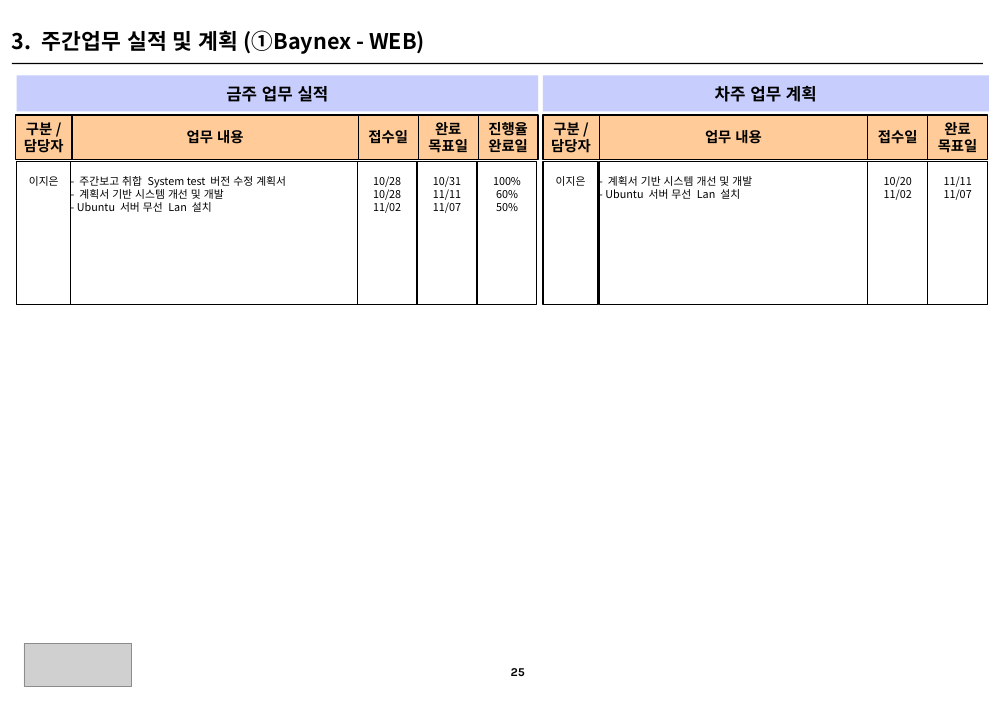
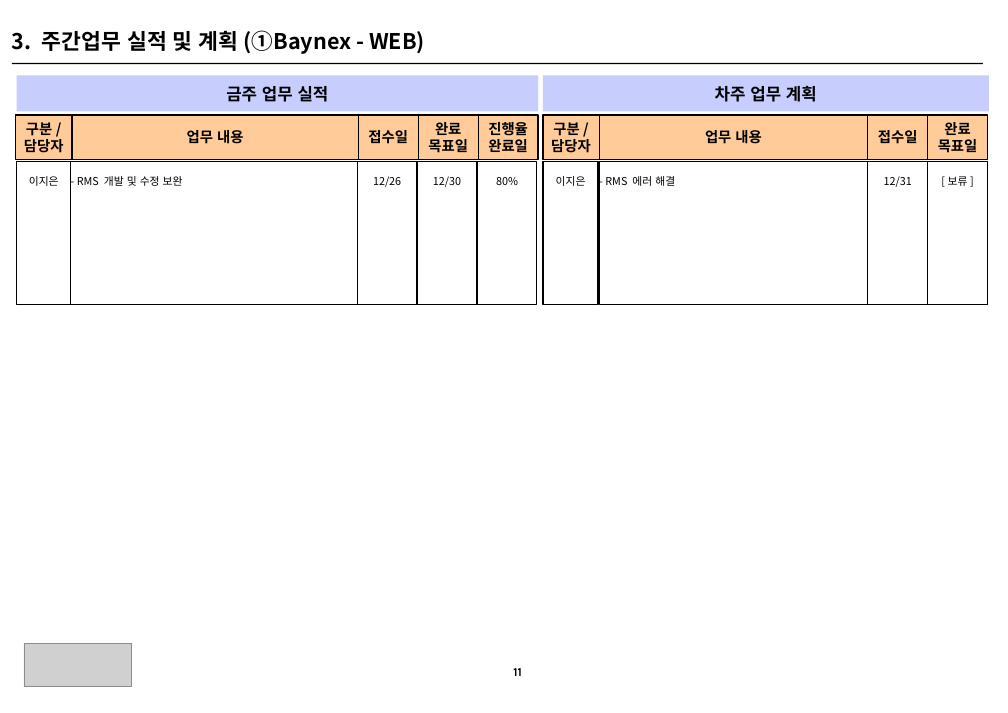
Before and after one commit to HywuLeeJiEun/BBS, a slide deck: slide 1 of src/main/webapp/WEB-INF/Files/주간보고_sample.pptx (slide 15 before the commit). Drawn at 1008x713 pixels with LibreOffice and Linux fonts; fonts in the diff are those of the drawing; grey boxes stand for pictures. Boxes give left, top, right and bottom in pixels: in the first picture for what was removed or moved away, otherwise in the second. Text is boxed around its words. In the diff, an @@ line names an element or a change of style, - is before the commit and + after.

```diff
--- a/src/main/webapp/WEB-INF/Files/주간보고_sample.pptx
+++ b/src/main/webapp/WEB-INF/Files/주간보고_sample.pptx
@@ text in rectangle at (77, 176, 183, 186): text changed @@
-- 주간보고 취합 System test 버전 수정 계획서
-- 계획서 기반 시스템 개선 및 개발
-- Ubuntu 서버 무선 Lan 설치
+- RMS 개발 및 수정 보완
@@ text in rectangle at (373, 176, 401, 187): text changed @@
-10/28
-10/28
-11/02
+12/26
@@ text in rectangle at (433, 176, 461, 187): text changed @@
-10/31
-11/11
-11/07
+12/30
@@ text in rectangle at (496, 177, 518, 185): text changed @@
-100%
-60%
-50%
+80%
@@ text in rectangle at (605, 176, 675, 186): text changed @@
-- 계획서 기반 시스템 개선 및 개발
-- Ubuntu 서버 무선 Lan 설치
+- RMS 에러 해결
@@ text in rectangle at (884, 176, 912, 187): text changed @@
-10/20
-11/02
+12/31
@@ text in rectangle at (948, 176, 968, 186): text changed @@
-11/11
-11/07
+[보류]
@@ text at (513, 668, 522, 676): text changed @@
-25
+11
```
Also in this commit, not shown: 14 slides removed, 32 other files.
